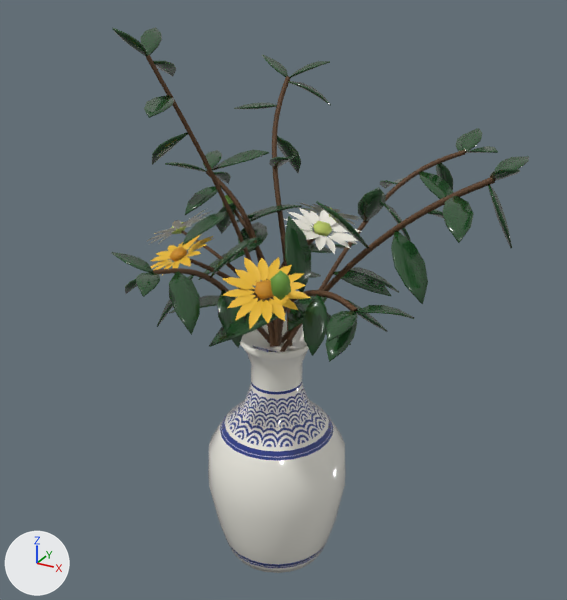
The Blender file blender/shrinevase.blend as it was, and as the next commit left it.
The view is the same before and after, from a camera (50 mm lens) standing at (0.158, -0.281, 0.276) and looking at (0.002, 0.003, 0.134). Lighting does not change. The marker at lower left points along +X, +Y and +Z. The first picture is the older version.

Names of what the first picture shows: 'VaseBody', 'VaseBud0', 'VaseBud2', 'VaseBud2Stalk', 'VaseLeaves', 'VaseMumSmall0', 'VaseMumSmall0Heart', 'VaseMumSmall0Stalk', 'VaseMumSmall1', 'VaseMumSmall1Heart', 'VaseMumSmall1Stalk', 'VaseMumSmall2', 'VaseMumSmall3', 'VaseMumSmall3Heart', 'VaseMumSmall4', 'VaseMumSmall4Heart', 'VaseMumSmall4Stalk', 'VaseStems'.
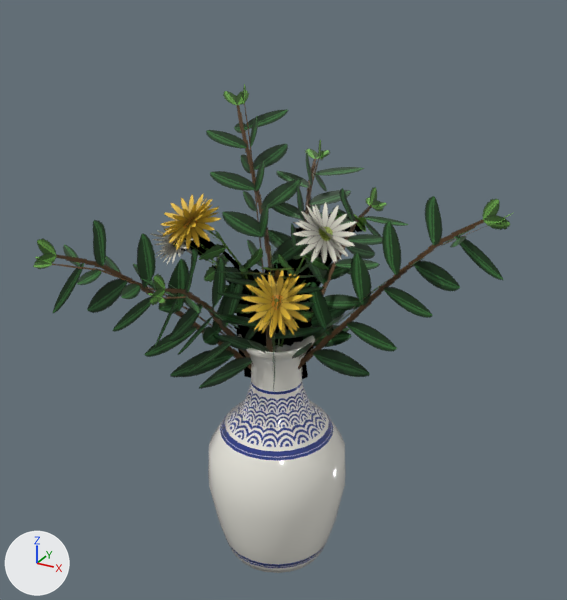
Location of each change, (x1, y1, x2, y2) in pixels of the pictures (567 x 600 px):
'VaseCards', added (green)
    after: (33, 84, 513, 391)
'VaseLeaves', deleted (dark green)
    before: (111, 27, 529, 362)
'VaseStems', deleted
    before: (146, 55, 495, 352)
'VaseMumSmall3', deleted (yellow)
    before: (222, 257, 310, 329)
'VaseMumSmall0', deleted
    before: (284, 208, 361, 254)
'VaseMumSmall1', deleted (yellow)
    before: (150, 234, 214, 275)
'VaseBud0', deleted (green)
    before: (270, 270, 291, 300)
'VaseMumSmall4', deleted
    before: (146, 208, 212, 244)
'VaseMumSmall3Heart', deleted
    before: (254, 280, 274, 300)
'VaseMumSmall1Stalk', deleted
    before: (190, 259, 275, 342)
'VaseMumSmall2', deleted
    before: (297, 202, 362, 225)
'VaseMumSmall0Heart', deleted
    before: (313, 221, 332, 236)
'VaseBud2Stalk', deleted
    before: (233, 210, 274, 325)
'VaseMumSmall1Heart', deleted
    before: (169, 247, 187, 262)
'VaseMumSmall4Stalk', deleted
    before: (181, 231, 261, 301)
'VaseMumSmall0Stalk', deleted (mostly hidden)
    before: (274, 234, 319, 346)
'VaseMumSmall4Heart', deleted
    before: (171, 222, 186, 234)
'VaseBud2', deleted
    before: (223, 195, 233, 207)

Diff of the bpy script that builds the scene:
```diff
--- a/blender/shrinevase.blend.py
+++ b/blender/shrinevase.blend.py
@@ ob_vasestems @@
-ob_vasestems = bpy.data.objects.new('VaseStems', me_stem0)
@@ ob_vaseleaves @@
-ob_vaseleaves = bpy.data.objects.new('VaseLeaves', me_leaf_005)
@@ ob_vasemumsmall0 @@
-ob_vasemumsmall0 = bpy.data.objects.new('VaseMumSmall0', me_vasemumsmall0)
@@ ob_vasemumsmall0heart @@
-ob_vasemumsmall0heart = bpy.data.objects.new('VaseMumSmall0Heart', me_icosphere)
@@ ob_vasemumsmall0stalk @@
-ob_vasemumsmall0stalk = bpy.data.objects.new('VaseMumSmall0Stalk', me_vasemumsmall0stalk)
@@ ob_vasemumsmall1 @@
-ob_vasemumsmall1 = bpy.data.objects.new('VaseMumSmall1', me_vasemumsmall1)
@@ ob_vasemumsmall1heart @@
-ob_vasemumsmall1heart = bpy.data.objects.new('VaseMumSmall1Heart', me_icosphere_001)
@@ ob_vasemumsmall1stalk @@
-ob_vasemumsmall1stalk = bpy.data.objects.new('VaseMumSmall1Stalk', me_vasemumsmall1stalk)
@@ ob_vasemumsmall2 @@
-ob_vasemumsmall2 = bpy.data.objects.new('VaseMumSmall2', me_vasemumsmall2)
@@ ob_vasemumsmall3 @@
-ob_vasemumsmall3 = bpy.data.objects.new('VaseMumSmall3', me_vasemumsmall3)
@@ ob_vasemumsmall3heart @@
-ob_vasemumsmall3heart = bpy.data.objects.new('VaseMumSmall3Heart', me_icosphere_003)
@@ ob_vasemumsmall4 @@
-ob_vasemumsmall4 = bpy.data.objects.new('VaseMumSmall4', me_vasemumsmall4)
@@ ob_vasemumsmall4heart @@
-ob_vasemumsmall4heart = bpy.data.objects.new('VaseMumSmall4Heart', me_icosphere_004)
@@ ob_vasemumsmall4stalk @@
-ob_vasemumsmall4stalk = bpy.data.objects.new('VaseMumSmall4Stalk', me_vasemumsmall4stalk)
@@ ob_vasebud0 @@
-ob_vasebud0 = bpy.data.objects.new('VaseBud0', me_icosphere_005)
@@ ob_vasebud2 @@
-ob_vasebud2 = bpy.data.objects.new('VaseBud2', me_icosphere_007)
@@ ob_vasebud2stalk @@
-ob_vasebud2stalk = bpy.data.objects.new('VaseBud2Stalk', me_vasebud2stalk)
@@ ob_vasecards @@
+ob_vasecards = bpy.data.objects.new('VaseCards', me_vasecards)  # 396 vertices, 144 faces; spans x -0.097..0.114, y -0.089..0.086, z 0.071..0.233; in mat_vasecards (picture img_vasecardspic)
+ob_vasecards.parent = ob_shrinevase
+ob_vasecards.location = (0.0, 0.0, 0.0)
```
